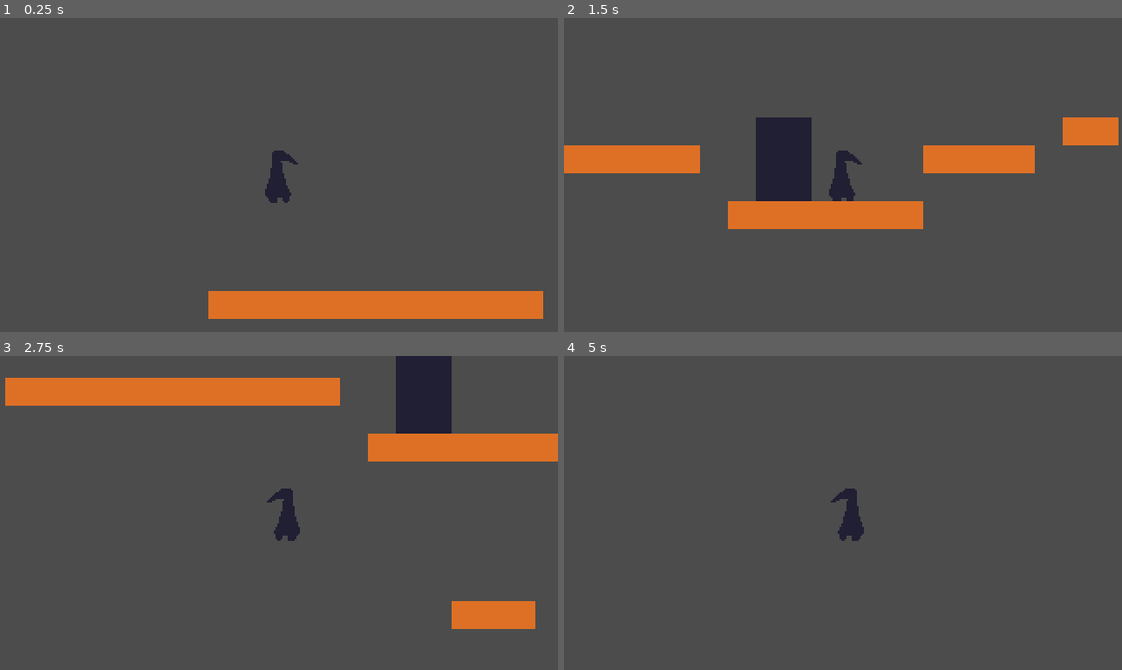
Above: before the commit, frames 1-4 (two rows, left to right).
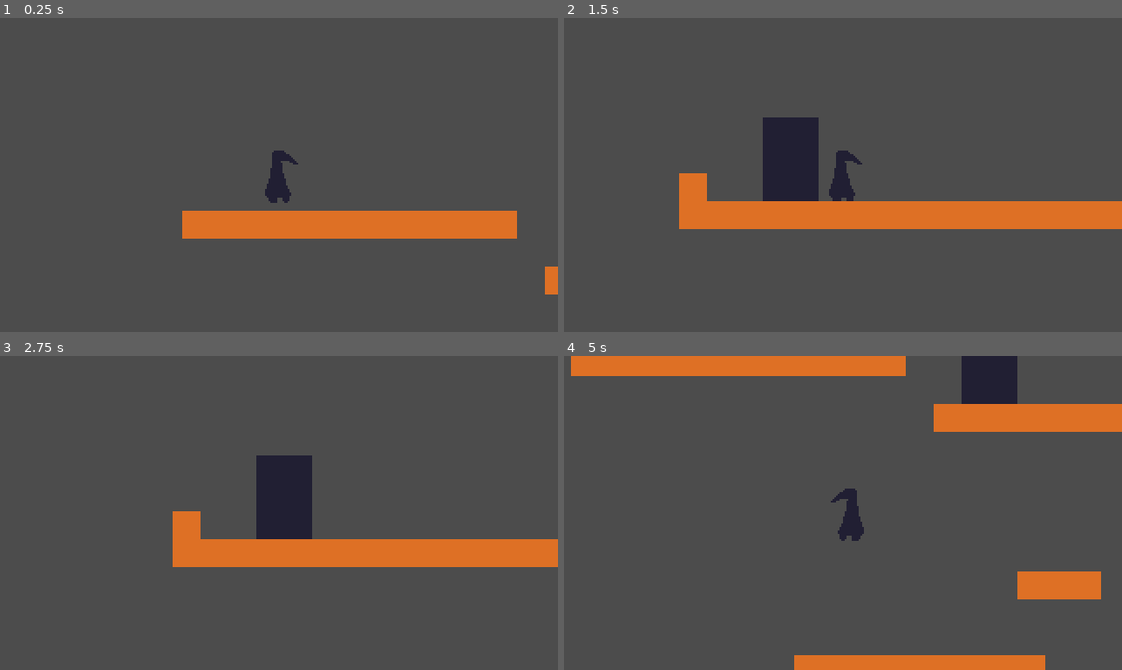
Above: after the commit, the same moments.

Repository: LainFenrir/Plague-Game
Game: Godot game, scene res://src/Test/TestRoom.tscn
Two runs of this game, one before a commit and one after it. Both use one fixed random seed, a clock stepped at 60 frames per second and the inputs below.
Inputs:
- Up to frame 1 (0.25 s): no input
- Up to frame 2 (1.5 s): hold Z (interact) 0.53-1.28 s; hold D (move_right) from 0.53 s (still down); tap Space (jump) at 0.77 s; tap Z (interact) at 1.35 s
- Up to frame 3 (2.75 s): tap Space (jump) at 1.52 s; release D (move_right) at 2.03 s; hold A (move_left) from 2.03 s (still down); hold Z (interact) from 2.03 s (still down)
- Up to frame 4 (5 s): release A (move_left) at 2.78 s; release Z (interact) at 2.78 s; hold D (move_right) 2.78-4.28 s; tap Z (interact) at 2.85, 4.35 s; tap Space (jump) at 3.02, 3.77, 4.52 s; hold Z (interact) 3.53-4.28 s; hold A (move_left) from 4.28 s (still down)

The runs differ from the first frame. In frame 1, 11% of the frame differs, in the area x 32-100%, y 61-96%; in frame 2, 9.9%; in frame 3, 21%, in the area x 0-100%, y 0-87%; in frame 4, 12%.

Commit message:
Code-9 : Player now retains the position of the object Added a global script to handle transition between scenes.

Diff:
--- a/game/project.godot
+++ b/game/project.godot
@@ -13,6 +13,11 @@
 "class": "Action",
 "language": "GDScript",
 "path": "res://src/Systems/Interact/Action.gd"
+}, {
+"base": "Node2D",
+"class": "GameMap",
+"language": "GDScript",
+"path": "res://src/Systems/GameMap.gd"
 }, {
 "base": "Area2D",
 "class": "Interactable",
@@ -41,6 +46,7 @@
 } ]
 _global_script_class_icons={
 "Action": "",
+"GameMap": "",
 "Interactable": "",
 "Player": "",
 "PlayerState": "",
@@ -57,6 +63,7 @@
 [autoload]
 
 Signals="*res://src/Systems/Autoload/Signals.gd"
+Globals="*res://src/Systems/Autoload/Globals.gd"
 
 [display]
 
@@ -116,6 +123,11 @@
 , Object(InputEventJoypadButton,"resource_local_to_scene":false,"resource_name":"","device":0,"button_index":2,"pressure":0.0,"pressed":false,"script":null)
  ]
 }
+Pause={
+"deadzone": 0.5,
+"events": [ Object(InputEventKey,"resource_local_to_scene":false,"resource_name":"","device":0,"alt":false,"shift":false,"control":false,"meta":false,"command":false,"pressed":false,"scancode":16777217,"unicode":0,"echo":false,"script":null)
+ ]
+}
 
 [layer_names]
 
--- a/game/src/Actors/Player/Player.gd
+++ b/game/src/Actors/Player/Player.gd
@@ -9,6 +9,7 @@
 export var jump_force := -400
 export var air_move = true
 
+var is_input_enabled = true
 var velocity := Vector2.ZERO
 
 
--- /dev/null
+++ b/game/src/Systems/Autoload/Globals.gd
@@ -0,0 +1,44 @@
+extends Node
+
+var levels = {
+	"TestRoom": "res://src/Test/TestRoom.tscn",
+	"TestRoom2": "res://src/Test/TestRoom2.tscn"
+	}
+
+var actual_scene
+
+
+func _ready() -> void:
+	actual_scene = get_tree().get_current_scene()
+	pass
+
+
+func transport_to(scene_name: String, to_object = "") -> void:
+	var old_scene = get_tree().current_scene
+	var level_path := get_level_path(scene_name)
+	var new_scene = ResourceLoader.load(level_path).instance()
+
+	get_tree().get_root().add_child(new_scene)
+	get_tree().set_current_scene(new_scene)
+	# Need to call this everytime a scene is changed
+	actual_scene = get_tree().get_current_scene()
+	if not to_object.empty():
+		set_player_pos(to_object)
+	old_scene.queue_free()
+
+
+func set_player_pos(to_object: String) -> void:
+	var object = actual_scene.find_node(to_object)
+	var pos = _return_node_by_type(object, Position2D)
+
+	actual_scene.get_node("Player").position = pos.get_global_position()
+
+
+func _return_node_by_type(parent, type):
+	for child in parent.get_children():
+		if child is type:
+			return child
+
+
+func get_level_path(level_name: String) -> String:
+	return levels.get(level_name)
--- a/game/src/Systems/Autoload/Signals.gd
+++ b/game/src/Systems/Autoload/Signals.gd
@@ -1,6 +1,9 @@
 extends Node
 
+# Interaction signals
 signal can_interact(value)
 signal interaction_start
+signal interaction_finished
 signal interaction_on_touch
-signal interaction_finished
+
+signal transition_to(to_map,to_this)
--- a/game/src/Systems/Interact/Teleport/Teleport.gd
+++ b/game/src/Systems/Interact/Teleport/Teleport.gd
@@ -1,8 +1,7 @@
 extends Action
 
 export var next_scene: String
-
-var levels = {"test1": "res://src/Test/TestRoom.tscn", "test2": "res://src/Test/TestRoom2.tscn"}
+export var teleport_to: String
 
 
 func interact():
@@ -11,9 +10,4 @@
 
 
 func teleport():
-	var level_path := get_level_path(next_scene)
-	get_tree().change_scene(level_path)
-
-
-func get_level_path(level_name: String) -> String:
-	return levels.get(level_name)
+	Globals.transport_to(next_scene, teleport_to)
--- a/game/src/Systems/Interact/Teleport/Teleporter.tscn
+++ b/game/src/Systems/Interact/Teleport/Teleporter.tscn
@@ -6,12 +6,16 @@
 [sub_resource type="RectangleShape2D" id=1]
 extents = Vector2( 12.9905, 10 )
 
-[node name="Teleporter" type="Area2D"]
+[node name="Teleporter" type="Area2D" groups=[
+"Teleporters",
+]]
 collision_layer = 4
 script = ExtResource( 2 )
 
 [node name="CollisionShape2D" type="CollisionShape2D" parent="."]
 shape = SubResource( 1 )
+
+[node name="SpawnPosition" type="Position2D" parent="."]
 
 [node name="Actions" type="Node" parent="."]
 
--- a/game/src/Test/TestRoom.tscn
+++ b/game/src/Test/TestRoom.tscn
@@ -6,23 +6,23 @@
 
 [node name="TestRoom" type="Node2D"]
 
+[node name="TileMap" type="TileMap" parent="."]
+tile_set = ExtResource( 2 )
+cell_size = Vector2( 16, 16 )
+cell_custom_transform = Transform2D( 0, 0, 0, 0, 0, 0 )
+collision_layer = 2
+format = 1
+tile_data = PoolIntArray( 196636, 0, 0, 196637, 0, 0, 196638, 0, 0, 196639, 0, 0, 262158, 1, 0, 262159, 1, 0, 262169, 0, 0, 262170, 0, 0, 327680, 0, 0, 327681, 0, 0, 327682, 0, 0, 327683, 0, 0, 327684, 0, 0, 327685, 0, 0, 327686, 0, 0, 327687, 0, 0, 327688, 0, 0, 327689, 0, 0, 327690, 0, 0, 327691, 0, 0, 327694, 1, 0, 327695, 1, 0, 327700, 0, 0, 327701, 0, 0, 327702, 0, 0, 327703, 0, 0, 393230, 1, 0, 393231, 1, 0, 458765, 0, 0, 458766, 0, 0, 458767, 0, 0, 458768, 0, 0, 458769, 0, 0, 458770, 0, 0, 458771, 0, 0, 851984, 0, 0, 851985, 0, 0, 851986, 0, 0, 1048584, 0, 0, 1048585, 0, 0, 1048586, 0, 0, 1048587, 0, 0, 1048588, 0, 0, 1048589, 0, 0, 1048590, 0, 0, 1048591, 0, 0, 1048592, 0, 0, 1245179, 0, 0, 1245180, 0, 0, 1245181, 0, 0, 1245182, 0, 0, 1245183, 0, 0, 1179648, 0, 0, 1179649, 0, 0, 1179650, 0, 0, 1179651, 0, 0, 1179652, 0, 0, 1179653, 0, 0, 1179654, 0, 0 )
+
 [node name="Player" parent="." instance=ExtResource( 1 )]
 position = Vector2( 55.7097, 19.7079 )
 collision_mask = 6
 
-[node name="TileMap" type="TileMap" parent="."]
-position = Vector2( 15.2797, 46.1712 )
-tile_set = ExtResource( 2 )
-cell_size = Vector2( 16, 16 )
-cell_custom_transform = Transform2D( 16, 16, 0, 0, 0, 0 )
-collision_layer = 2
-format = 1
-tile_data = PoolIntArray( 196636, 0, 0, 196637, 0, 0, 196638, 0, 0, 196639, 0, 0, 262158, 1, 0, 262159, 1, 0, 262169, 0, 0, 262170, 0, 0, 327680, 0, 0, 327681, 0, 0, 327682, 0, 0, 327683, 0, 0, 327684, 0, 0, 327685, 0, 0, 327686, 0, 0, 327687, 0, 0, 327688, 0, 0, 327689, 0, 0, 327690, 0, 0, 327691, 0, 0, 327694, 1, 0, 327695, 1, 0, 327700, 0, 0, 327701, 0, 0, 327702, 0, 0, 327703, 0, 0, 393230, 1, 0, 393231, 1, 0, 458765, 0, 0, 458766, 0, 0, 458767, 0, 0, 458768, 0, 0, 458769, 0, 0, 458770, 0, 0, 458771, 0, 0, 851984, 0, 0, 851985, 0, 0, 851986, 0, 0, 1048584, 0, 0, 1048585, 0, 0, 1048586, 0, 0, 1048587, 0, 0, 1048588, 0, 0, 1048589, 0, 0, 1048590, 0, 0, 1048591, 0, 0, 1048592, 0, 0, 1245179, 0, 0, 1245180, 0, 0, 1245181, 0, 0, 1245182, 0, 0, 1245183, 0, 0, 1179648, 0, 0, 1179649, 0, 0, 1179650, 0, 0, 1179651, 0, 0, 1179652, 0, 0, 1179653, 0, 0, 1179654, 0, 0 )
-
 [node name="Teleporter" parent="." instance=ExtResource( 3 )]
-position = Vector2( 256.122, 147.018 )
+position = Vector2( 239.627, 101.514 )
 
 [node name="Teleport" parent="Teleporter/Actions" index="0"]
-next_scene = "test2"
+next_scene = "TestRoom2"
+teleport_to = "Teleporter"
 
 [editable path="Teleporter"]
--- a/game/src/Test/TestRoom2.tscn
+++ b/game/src/Test/TestRoom2.tscn
@@ -12,14 +12,16 @@
 [node name="TileMap" type="TileMap" parent="."]
 tile_set = ExtResource( 1 )
 cell_size = Vector2( 16, 16 )
+cell_custom_transform = Transform2D( 0, 0, 0, 0, 0, 0 )
 collision_layer = 2
 format = 1
 tile_data = PoolIntArray( 393216, 1, 0, 393217, 1, 0, 458752, 1, 0, 458753, 1, 0, 589821, 0, 0, 524288, 1, 0, 524289, 1 …(397 unchanged characters)…
 
 [node name="Teleporter" parent="." instance=ExtResource( 3 )]
-position = Vector2( 16.2901, 131.135 )
+position = Vector2( 16.6873, 133.518 )
 
 [node name="Teleport" parent="Teleporter/Actions" index="0"]
-next_scene = "test1"
+next_scene = "TestRoom"
+teleport_to = "Teleporter"
 
 [editable path="Teleporter"]
Binary file removed: game/assets/Images/test_tile.aseprite
Binary file removed: game/assets/Images/test_tile.png
Not shown, removed: game/assets/Images/test_tile.png.import
